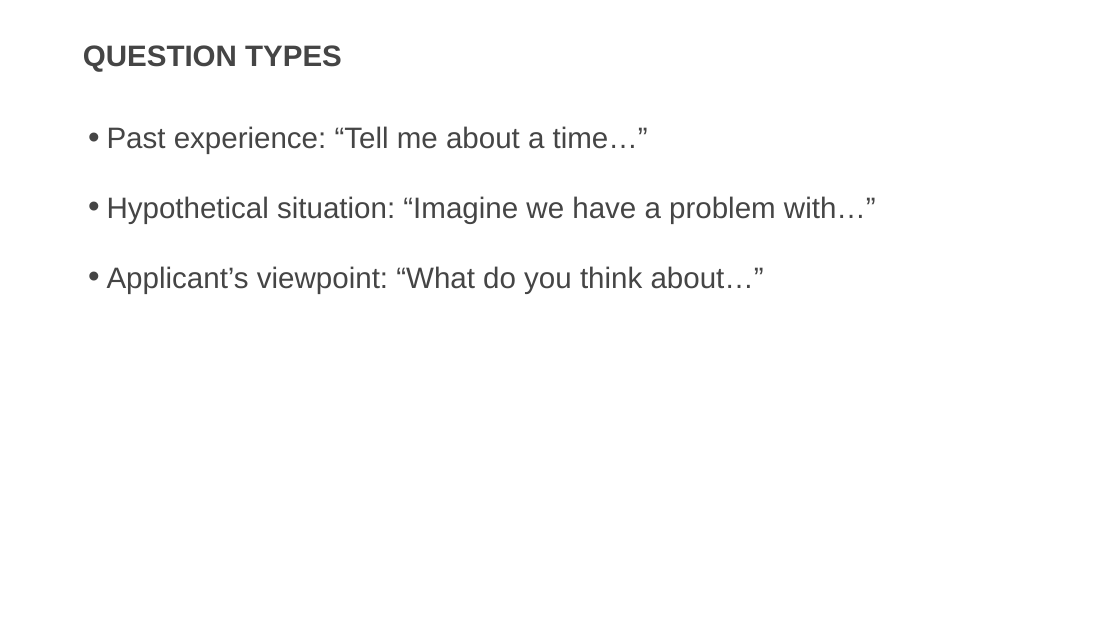
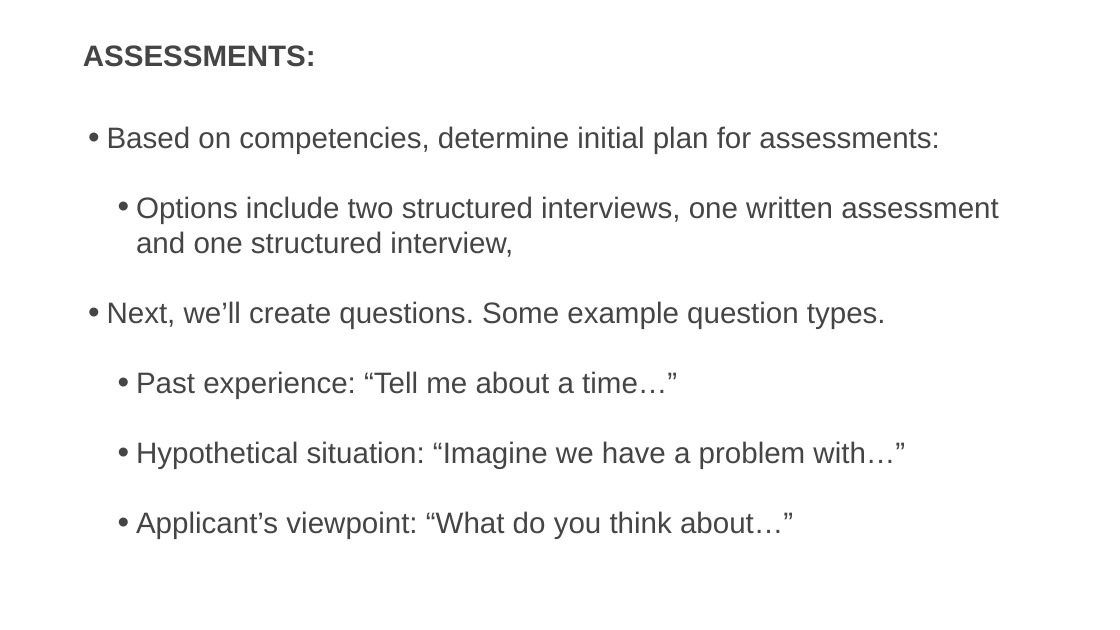
Before and after one commit to usds/SME-QA-Website, a slide deck: slide 24 of toolkit/job-analysis/job-analysis-presentation.pptx. Drawn at 1120x630 pixels with LibreOffice and Linux fonts; fonts in the diff are those of the drawing. Boxes give left, top, right and bottom in pixels: in the first picture for what was removed or moved away, otherwise in the second. Text is boxed around its words. In the diff, an @@ line names an element or a change of style, - is before the commit and + after.

```diff
--- a/toolkit/job-analysis/job-analysis-presentation.pptx
+++ b/toolkit/job-analysis/job-analysis-presentation.pptx
@@ title at bbox=[83, 45, 316, 67]: text changed @@
-QUESTION TYPES
+ASSESSMENTS:
@@ text at bbox=[107, 126, 999, 329]: paragraphs added @@
+• Based on competencies, determine initial plan for assessments:
+  • Options include two structured interviews, one written assessment and one structured interview,
+• Next, we’ll create questions. Some example question types.
@@ text at bbox=[136, 371, 905, 539]: list level 1 to 2 in "Past experience: “Tell me about ..."; list level 1 to 2 in "Hypothetical situation: “Imagine we have ..."; list level 1 to 2 in "Applicant’s viewpoint: “What do you ..." @@
```
Also in this commit, not shown: 3 other slides changed, 1 slide added.
